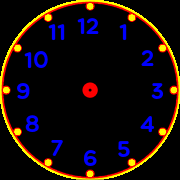
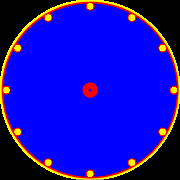
Layered file, before and after one edit (180 x 180). Changes by layer:
hid "numerals 1" over [17, 18, 164, 166]
showed "background 2" over [1, 1, 179, 180]
